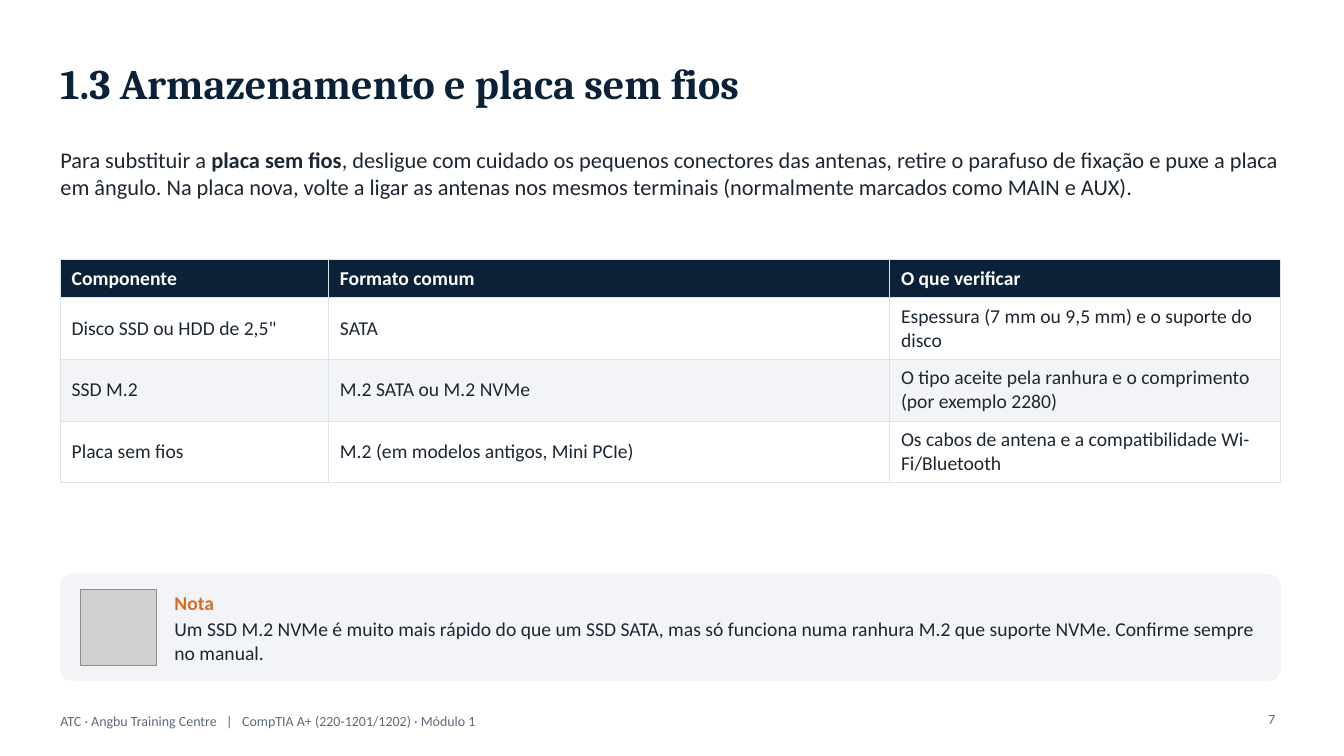
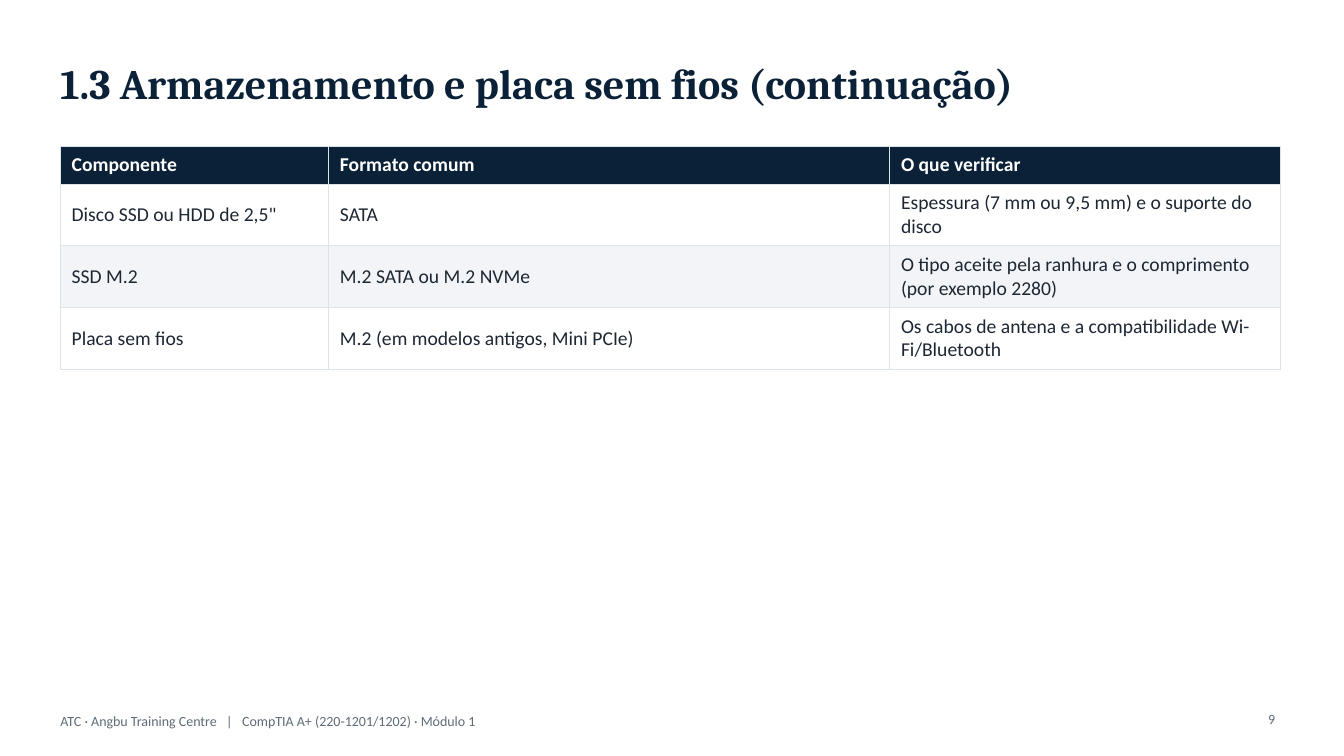
Before and after one commit to almeidaojose36/atc_lms, a slide deck: slide 9 of producao/apresentacoes/CompTIA_A+_Modulo1.pptx (slide 7 before the commit). Drawn at 1344x756 pixels with LibreOffice and Linux fonts; fonts in the diff are those of the drawing; grey boxes stand for pictures; background and template pictures are left out. Boxes give left, top, right and bottom in pixels: in the first picture for what was removed or moved away, otherwise in the second. Text is boxed around its words. In the diff, an @@ line names an element or a change of style, - is before the commit and + after.

```diff
--- a/producao/apresentacoes/CompTIA_A+_Modulo1.pptx
+++ b/producao/apresentacoes/CompTIA_A+_Modulo1.pptx
@@ title at (60,68,1013,108): text changed @@
-1.3 Armazenamento e placa sem fios
+1.3 Armazenamento e placa sem fios (continuação)
@@ table: place and size @@
-table at (60,260,1280,475)
+table at (60,146,1280,361)
@@ text removed at (60,152,1278,199) @@
-Para substituir a placa sem fios, desligue com cuidado os pequenos conectores das antenas, retire o parafuso de fixação e puxe a placa em ângulo. Na placa nova, volte a ligar as antenas nos mesmos terminais (normalmente marcados como MAIN e AUX).
@@ rounded rectangle removed at (60,575,1280,681) @@
@@ picture removed at (81,590,156,665) @@
@@ text removed at (174,597,1254,660) @@
-Nota
-Um SSD M.2 NVMe é muito mais rápido do que um SSD SATA, mas só funciona numa ranhura M.2 que suporte NVMe. Confirme sempre no manual.
@@ page number at (1268,715,1275,724): text changed @@
-7
+9
```
Also in this commit, not shown: 3 other slides changed, 5 slides added, 2 slides removed, 27 other files.
